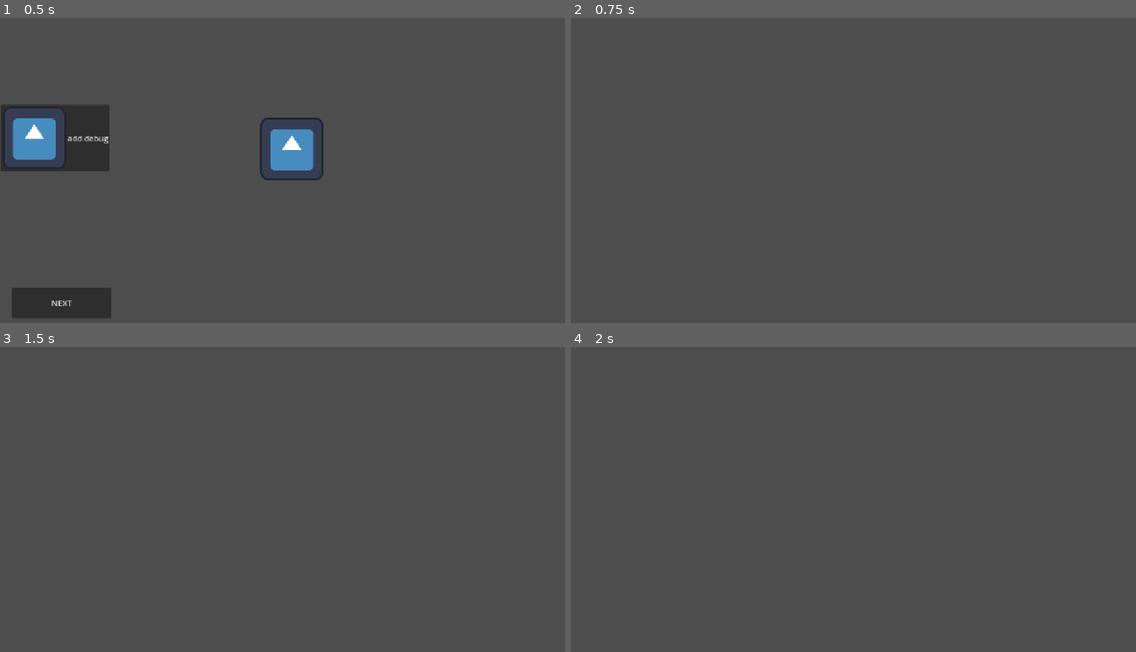
Above: before the commit, frames 1-4 (two rows, left to right).
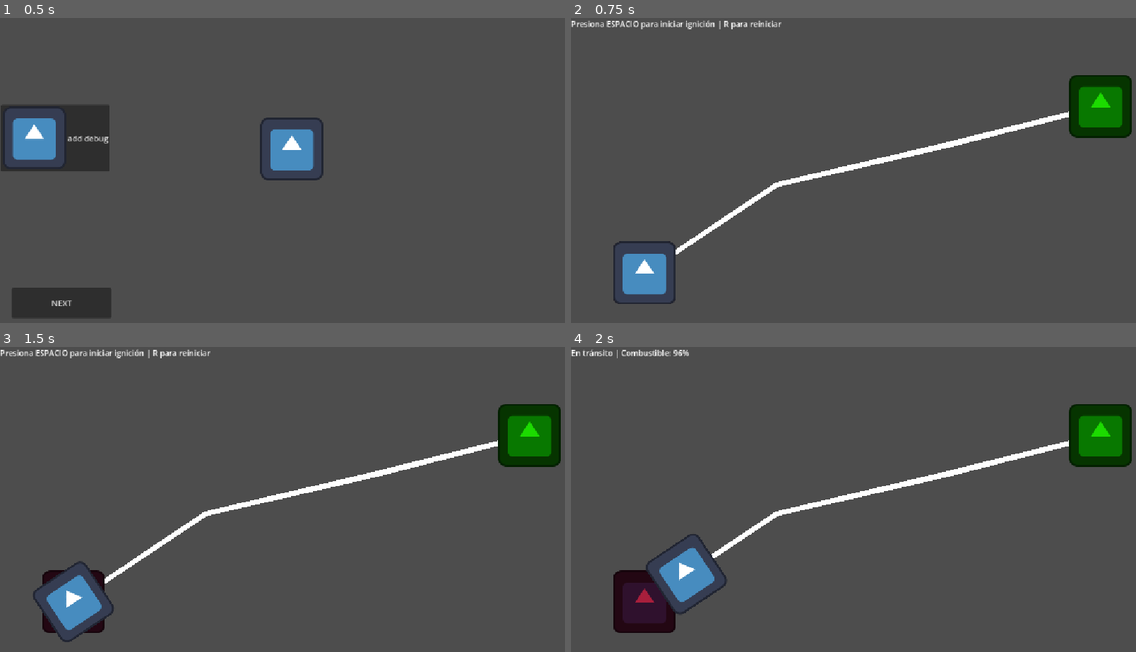
Above: after the commit, the same moments.

Repository: Buwwet/catspace-NASA26
Game: Godot game, scene res://test/ConstructionTest.tscn
The game is run twice, just before and just after one commit, with the same random seed, the same clock (stepped at 60 frames per second) and the same inputs. This scene is started directly instead of the project's main scene. The engine's default icon, where the game draws it, is replaced by a stand-in: a white triangle on a blue panel in a dark square.
Inputs (mouse positions are in pixels of both pictures, inside the frame that each line leads up to):
- Up to frame 1 (0.5 s): no input
- Up to frame 2 (0.75 s): click "NEXT" at 0.5 s
- Up to frame 3 (1.5 s): tap Space at 1.25 s; move the mouse to (406, 490) at 1.27 s; tap R at 1.35 s
- Up to frame 4 (2 s): tap Space at 1.52 s

Frame 1 is identical in both runs. In frame 2, 5.3% of the frame differs, in the area x 0-100%, y 0-94%; in frame 3, 5.7%; in frame 4, 6.9%.

Commit message:
integrado un poco más lo de mike y mejorar conectividad

Diff:
--- a/src/GameManager.gd
+++ b/src/GameManager.gd
@@ -5,6 +5,7 @@
   StartMenu,
   Intro,
   MissionSelection,
+  MissionInfo,
   MissionPlanning,
   Construccion,
   Expedition,
@@ -19,8 +20,8 @@
 ## Se guardan todos los modos para tenerlos listos.
 var modes: Dictionary[Mode, PackedScene] = {
 	Mode.StartMenu: preload("res://src/modes/startmenu/StartMenuMode.tscn"),
-
 	Mode.Construccion: preload("res://src/modes/construction/ConstructionMode.tscn"),
+	Mode.Expedition: preload("res://src/modes/expedition/ExpeditionMode.tscn")
 };
 
 ## Because we are a singleton stuff is weird.
@@ -35,6 +36,8 @@
 	if current_mode != null:
 		current_mode.queue_free();
 
+	print("MODE")
+	print(type)
 	if not modes.has(type):
 		push_error("Modo aun no es implementado");
 		return;
--- a/src/modes/Expedition/Expedition.gd
+++ b/src/modes/expedition/ExpeditionMode.gd
@@ -1,5 +1,4 @@
-class_name Expedition
-extends Node2D
+class_name ExpeditionMode extends AbstractMode
 
 signal mission_completed
 signal mission_failed(reason: String)
@@ -39,7 +38,9 @@
 
 func _ready() -> void:
 	print("Expedition iniciada. Puntos cargados: ", default_waypoints.size())
-	setup_expedition(default_waypoints)
+	# TODO @mike ya existe el craft si lo creas en Construction.
+	# Para debugging crea uno nuevo vacio en GameManager
+	setup_expedition(default_waypoints);
 
 
 ## Método público para inyectar cualquier ruta externa (ej. desde MissionPlan)
@@ -113,6 +114,9 @@
 	else:
 		mission_failed.emit(message)
 
+func on_close():
+	# TODO: dependiendo si ganamos o perdimos guardamos los datos para el modo de MissionClear
+	GameManager.change_mode(GameManager.Mode.MissionClear);
 
 func _update_hud(status_text: String) -> void:
 	if hud_label:
--- a/src/modes/Expedition/Expedition.tscn
+++ b/src/modes/expedition/ExpeditionMode.tscn
@@ -1,10 +1,10 @@
 [gd_scene format=3 uid="uid://jqe3pn5j3ilo"]
 
-[ext_resource type="Texture2D" uid="uid://dkjvucxfne3t2" path="res://icon.svg" id="1_6wec8"]
-[ext_resource type="Script" uid="uid://diyvnr3rlfeq8" path="res://src/modes/Expedition/Expedition.gd" id="1_vng1l"]
+[ext_resource type="Script" uid="uid://diyvnr3rlfeq8" path="res://src/modes/expedition/ExpeditionMode.gd" id="1_a8kku"]
+[ext_resource type="Texture2D" uid="uid://dkjvucxfne3t2" path="res://icon.svg" id="2_6c33l"]
 
 [node name="Expedition" type="Node2D" unique_id=865221048]
-script = ExtResource("1_vng1l")
+script = ExtResource("1_a8kku")
 
 [node name="RouteLine" type="Line2D" parent="." unique_id=1145653736]
 
--- a/test/ConstructionTest.tscn
+++ b/test/ConstructionTest.tscn
@@ -4,4 +4,4 @@
 
 [node name="Node2D" type="Node2D" unique_id=919216438]
 script = ExtResource("1_nmpik")
-start_scene = 4
+start_scene = 5
Renamed: src/modes/Expedition/Expedition.gd.uid -> src/modes/expedition/ExpeditionMode.gd.uid
Not shown: 1 places in src/modes/expedition/ExpeditionMode.tscn that only renumber resources
